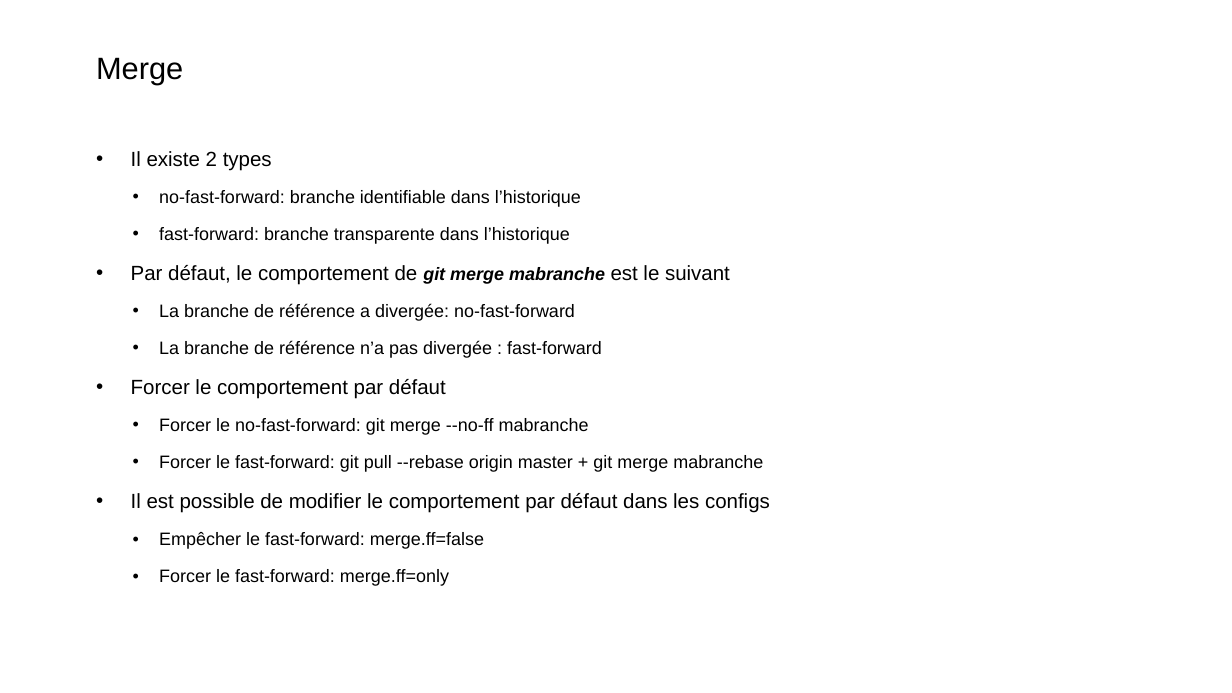
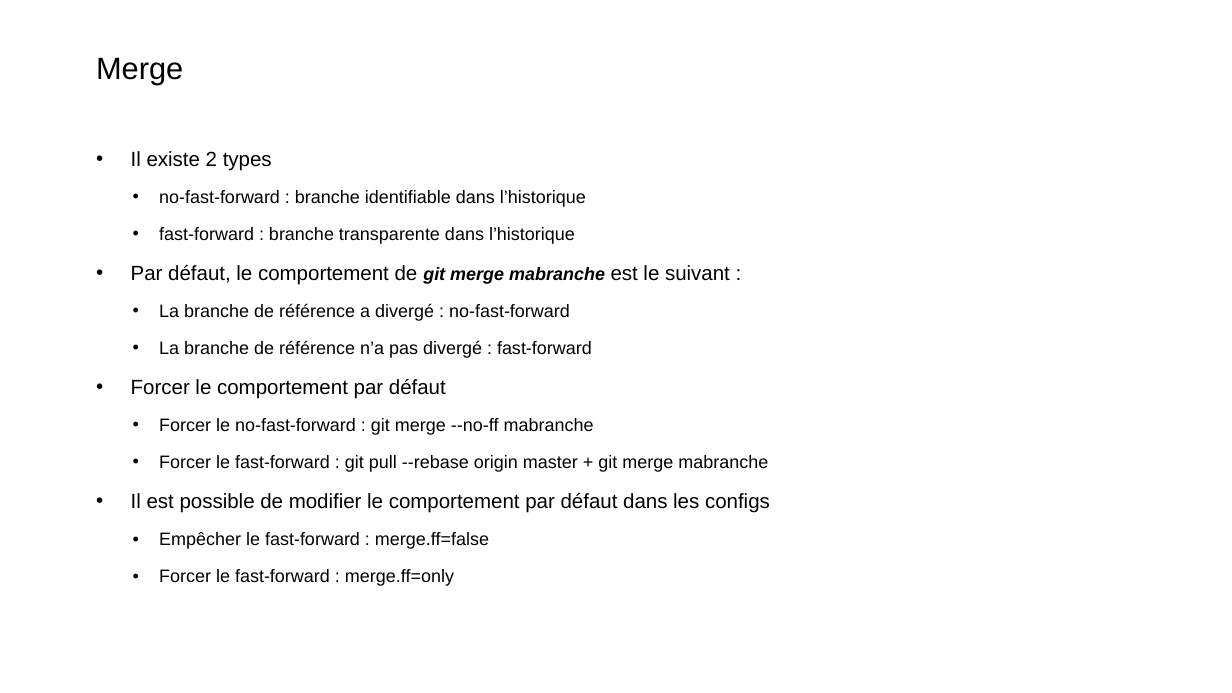
Before and after one commit to Xaviou1003/formation-git, a slide deck: slide 16 of Formation Git - avancée.pptx. Drawn at 1232x693 pixels with LibreOffice and Linux fonts; fonts in the diff are those of the drawing; background and template pictures are left out. Boxes give left, top, right and bottom in pixels: in the first picture for what was removed or moved away, otherwise in the second. Text is boxed around its words. In the diff, an @@ line names an element or a change of style, - is before the commit and + after.

```diff
--- a/Formation Git - avancée.pptx
+++ b/Formation Git - avancée.pptx
@@ text at (131, 190, 730, 358): text changed @@
-  • no-fast-forward: branche identifiable dans l’historique
-  • fast-forward: branche transparente dans l’historique
-• Par défaut, le comportement de git merge mabranche est le suivant
-  • La branche de référence a divergée: no-fast-forward
-  • La branche de référence n’a pas divergée : fast-forward
+  • no-fast-forward : branche identifiable dans l’historique
+  • fast-forward : branche transparente dans l’historique
+• Par défaut, le comportement de git merge mabranche est le suivant :
+  • La branche de référence a divergé : no-fast-forward
+  • La branche de référence n’a pas divergé : fast-forward
@@ text at (159, 418, 768, 472): spaces changed @@
-  • Forcer le no-fast-forward: git merge --no-ff mabranche
-  • Forcer le fast-forward: git pull --rebase origin master + git merge mabranche
+  • Forcer le no-fast-forward : git merge --no-ff mabranche
+  • Forcer le fast-forward : git pull --rebase origin master + git merge mabranche
@@ text at (159, 532, 489, 549): spaces changed @@
-  • Empêcher le fast-forward: merge.ff=false
-  • Forcer le fast-forward: merge.ff=only
+  • Empêcher le fast-forward : merge.ff=false
+  • Forcer le fast-forward : merge.ff=only
```
Also in this commit, not shown: 10 other slides changed, 1 other file.
